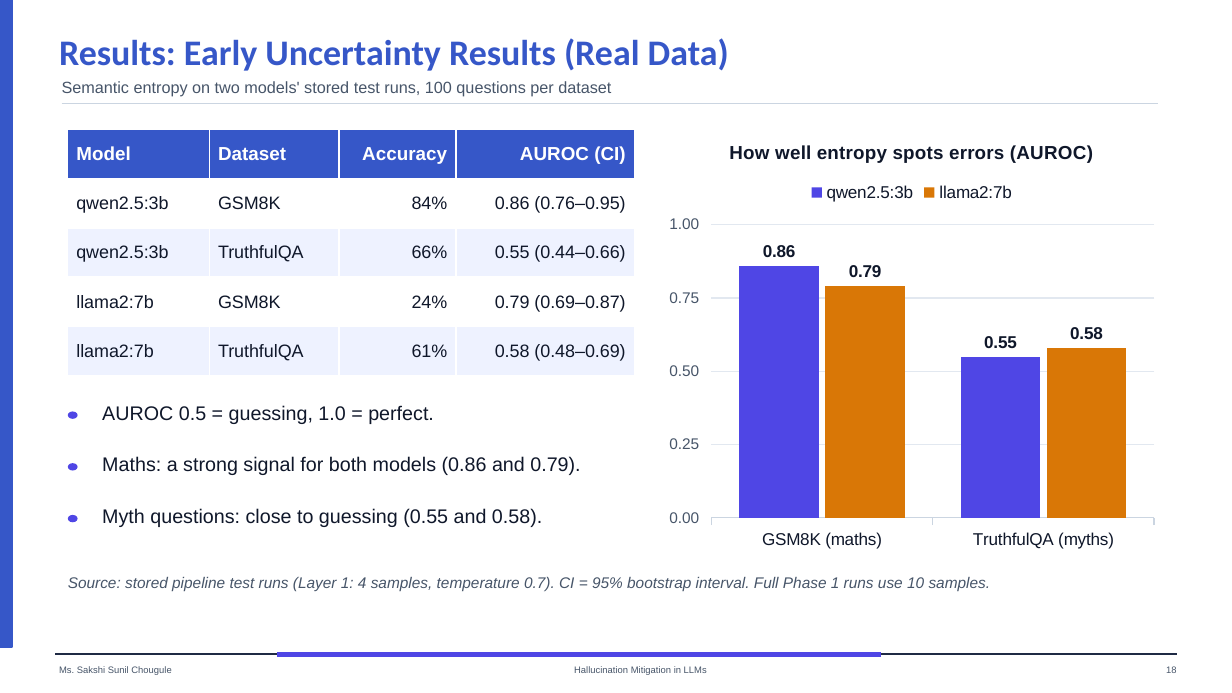
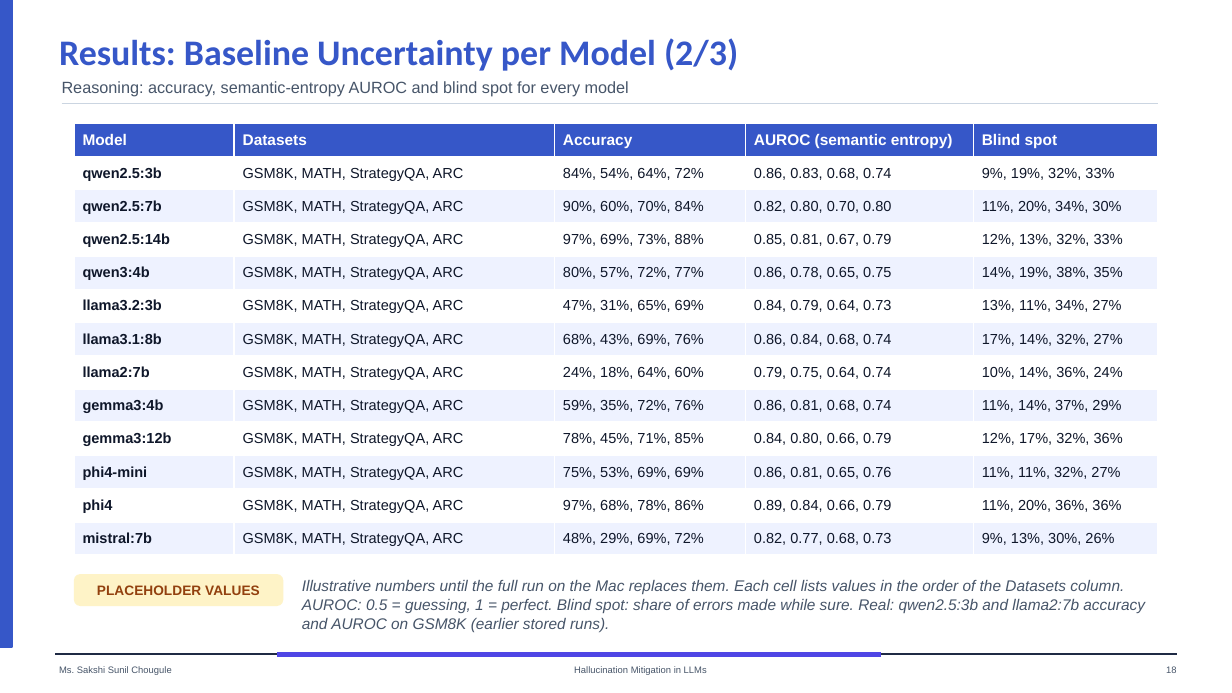
Before and after one commit to Hemant-Shashikant-Yadav/LLM-Hallucination, a slide deck: slide 18 of uncertainty/presentation/Phase1_Uncertainty_Study.pptx. Drawn at 1232x693 pixels with LibreOffice and Linux fonts; fonts in the diff are those of the drawing. Boxes give left, top, right and bottom in pixels: in the first picture for what was removed or moved away, otherwise in the second. Text is boxed around its words. In the diff, an @@ line names an element or a change of style, - is before the commit and + after.

```diff
--- a/uncertainty/presentation/Phase1_Uncertainty_Study.pptx
+++ b/uncertainty/presentation/Phase1_Uncertainty_Study.pptx
@@ text at (59,38,738,71): text changed @@
-Results: Early Uncertainty Results (Real Data)
+Results: Baseline Uncertainty per Model (2/3)
@@ text at (62,81,629,97): text changed @@
-Semantic entropy on two models' stored test runs, 100 questions per dataset
+Reasoning: accuracy, semantic-entropy AUROC and blind spot for every model
@@ table at (74,123,1158,556) @@
-Model | Dataset | Accuracy | AUROC (CI)
-qwen2.5:3b | GSM8K | 84% | 0.86 (0.76–0.95)
-qwen2.5:3b | TruthfulQA | 66% | 0.55 (0.44–0.66)
-llama2:7b | GSM8K | 24% | 0.79 (0.69–0.87)
-llama2:7b | TruthfulQA | 61% | 0.58 (0.48–0.69)
+Model | Datasets | Accuracy | AUROC (semantic entropy) | Blind spot
+qwen2.5:3b | GSM8K, MATH, StrategyQA, ARC | 84%, 54%, 64%, 72% | 0.86, 0.83, 0.68, 0.74 | 9%, 19%, 32%, 33%
+qwen2.5:7b | GSM8K, MATH, StrategyQA, ARC | 90%, 60%, 70%, 84% | 0.82, 0.80, 0.70, 0.80 | 11%, 20%, 34%, 30%
+qwen2.5:14b | GSM8K, MATH, StrategyQA, ARC | 97%, 69%, 73%, 88% | 0.85, 0.81, 0.67, 0.79 | 12%, 13%, 32%, 33%
+qwen3:4b | GSM8K, MATH, StrategyQA, ARC | 80%, 57%, 72%, 77% | 0.86, 0.78, 0.65, 0.75 | 14%, 19%, 38%, 35%
+llama3.2:3b | GSM8K, MATH, StrategyQA, ARC | 47%, 31%, 65%, 69% | 0.84, 0.79, 0.64, 0.73 | 13%, 11%, 34%, 27%
+llama3.1:8b | GSM8K, MATH, StrategyQA, ARC | 68%, 43%, 69%, 76% | 0.86, 0.84, 0.68, 0.74 | 17%, 14%, 32%, 27%
+llama2:7b | GSM8K, MATH, StrategyQA, ARC | 24%, 18%, 64%, 60% | 0.79, 0.75, 0.64, 0.74 | 10%, 14%, 36%, 24%
+gemma3:4b | GSM8K, MATH, StrategyQA, ARC | 59%, 35%, 72%, 76% | 0.86, 0.81, 0.68, 0.74 | 11%, 14%, 37%, 29%
+gemma3:12b | GSM8K, MATH, StrategyQA, ARC | 78%, 45%, 71%, 85% | 0.84, 0.80, 0.66, 0.79 | 12%, 17%, 32%, 36%
+phi4-mini | GSM8K, MATH, StrategyQA, ARC | 75%, 53%, 69%, 69% | 0.86, 0.81, 0.65, 0.76 | 11%, 11%, 32%, 27%
+phi4 | GSM8K, MATH, StrategyQA, ARC | 97%, 68%, 78%, 86% | 0.89, 0.84, 0.66, 0.79 | 11%, 20%, 36%, 36%
+mistral:7b | GSM8K, MATH, StrategyQA, ARC | 48%, 29%, 69%, 72% | 0.82, 0.77, 0.68, 0.73 | 9%, 13%, 30%, 26%
@@ table: place and size @@
-table at (68,129,634,376)
+table at (74,123,1158,556)
@@ column chart removed at (659,121,1164,558) @@
-title "How well entropy spots errors (AUROC)"
-categories: GSM8K (maths), TruthfulQA (myths)
-qwen2.5:3b: 0.86, 0.55
-llama2:7b: 0.79, 0.58
@@ ellipse removed at (68,411,78,419) @@
@@ ellipse removed at (68,463,78,471) @@
@@ text removed at (102,456,580,475) @@
-Maths: a strong signal for both models (0.86 and 0.79).
@@ text removed at (102,508,542,527) @@
-Myth questions: close to guessing (0.55 and 0.58).
@@ ellipse removed at (68,515,78,522) @@
@@ text removed at (68,577,991,591) @@
-Source: stored pipeline test runs (Layer 1: 4 samples, temperature 0.7). CI = 95% bootstrap interval. Full Phase 1 runs use 10 samples.
@@ rounded rectangle added at (74,574,283,606), fill #FEF3C7, 8 pt, text #92400E, bold @@
+PLACEHOLDER VALUES
@@ text at (302,580,1145,632): text changed; size 11.5 to 9 pt; text colour #0F172A to #475569; italic on @@
-AUROC 0.5 = guessing, 1.0 = perfect.
+Illustrative numbers until the full run on the Mac replaces them. Each cell lists values in the order of the Datasets column. AUROC: 0.5 = guessing, 1 = perfect. Blind spot: share of errors made while sure. Real: qwen2.5:3b and llama2:7b accuracy and AUROC on GSM8K (earlier stored runs).
```
Also in this commit, not shown: 6 other slides changed, 3 slides added, 2 slides removed, 1 other file.
